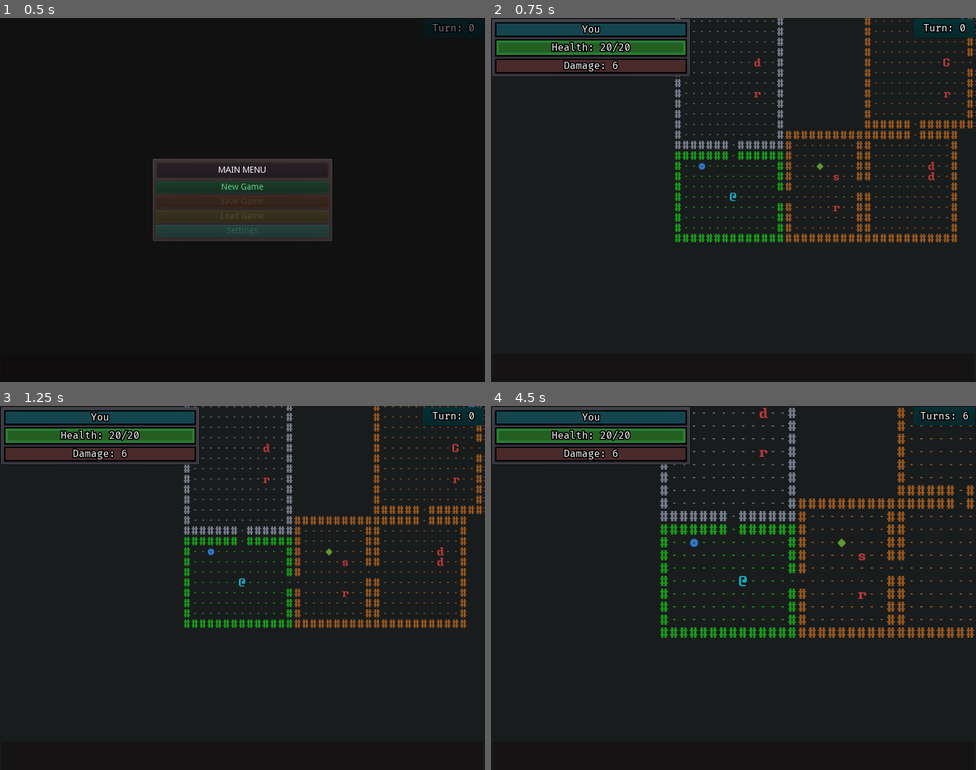
Above: before the commit, frames 1-4 (two rows, left to right).
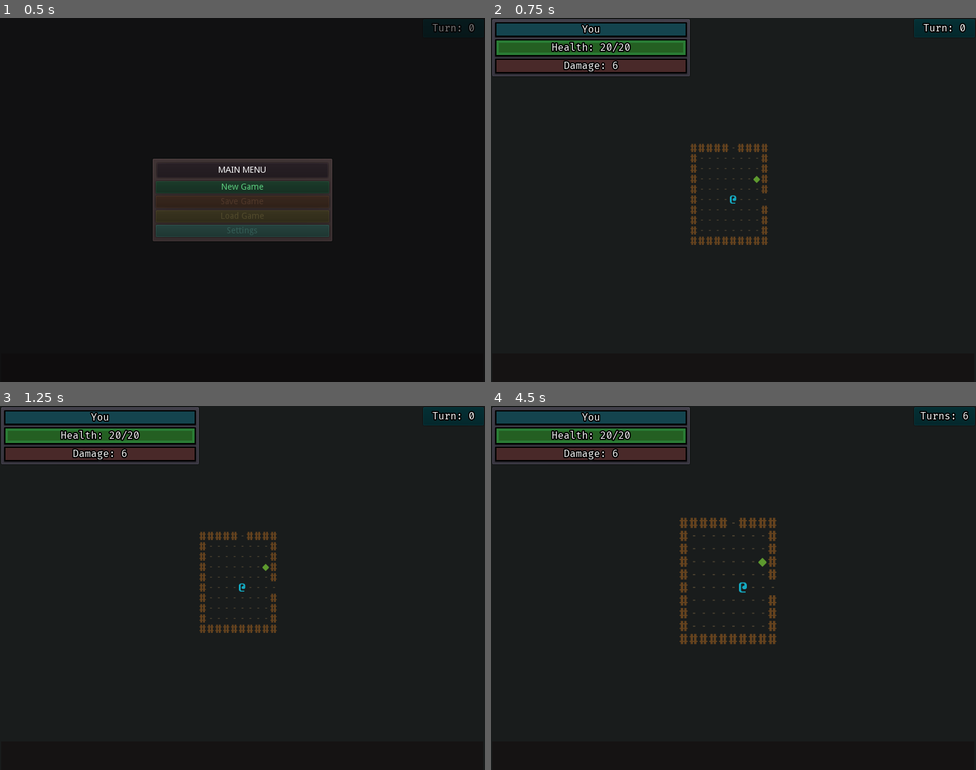
Above: after the commit, the same moments.

Repository: ZenCoderGames/ZRoguelikeGame
Game: Godot game, scene res://scene/main/MainScene.tscn
Same seed, same stepped clock (60 frames per second), same inputs: the game is played once before the commit and once after it.
Inputs:
- Up to frame 1 (0.5 s): no input
- Up to frame 2 (0.75 s): click "New Game" at 0.5 s
- Up to frame 3 (1.25 s): no input
- Up to frame 4 (4.5 s): tap Enter at 1.25, 2.75, 4.25 s; hold Right (move_right) 1.28-2.03 s; tap S (cam_move_down) at 1.35 s; tap Space at 2, 3.5 s; hold Down (move_down) 2.03-2.78 s; tap A (cam_move_left) at 2.1 s; hold Right (move_right) 2.78-3.53 s; tap D (cam_move_right) at 2.85 s; hold Up (move_up) 3.53-4.28 s; tap W (cam_move_up) at 3.6 s; hold Left (move_left) from 4.28 s (still down); tap Q (cam_zoom_in) at 4.35 s

Frame 1 is identical in both runs. In frame 2, 5.7% of the frame differs, in the area x 37-100%, y 0-63%; in frame 3, 5.8%; in frame 4, 6.4%, in the area x 34-100%, y 0-66%.

Commit message:
Encounter and Item Generation Algo
- Encounter and Item Generation Algo
- Added dungeons data

Diff:
--- a/project.godot
+++ b/project.godot
@@ -133,6 +133,11 @@
 "class": "DungeonCell",
 "language": "GDScript",
 "path": "res://scripts/battle/instance/rooms/DungeonCell.gd"
+}, {
+"base": "Node",
+"class": "DungeonData",
+"language": "GDScript",
+"path": "res://scripts/battle/data/DungeonData.gd"
 }, {
 "base": "Reference",
 "class": "DungeonDataManager",
@@ -270,6 +275,7 @@
 "CharacterUI": "",
 "DungeonCamera": "",
 "DungeonCell": "",
+"DungeonData": "",
 "DungeonDataManager": "",
 "DungeonRoom": "",
 "EnemyCharacter": "",
--- a/resource/characters.json
+++ b/resource/characters.json
@@ -152,7 +152,7 @@
 				"stats": [
 					{
 						"type": "HEALTH",
-						"value": 8
+						"value": 10
 					},
 					{
 						"type": "DAMAGE",
--- /dev/null
+++ b/resource/dungeons.json
@@ -0,0 +1,25 @@
+{
+	"dungeons": [
+		{
+			"numRooms": 9,
+			"roomMinRows": 8,
+			"roomMaxRows": 12,
+			"roomMinCols": 8,
+			"roomMaxCols": 12
+		},
+		{
+			"numRooms": 10,
+			"roomMinRows": 9,
+			"roomMaxRows": 14,
+			"roomMinCols": 9,
+			"roomMaxCols": 14
+		},
+		{
+			"numRooms": 10,
+			"roomMinRows": 9,
+			"roomMaxRows": 14,
+			"roomMinCols": 9,
+			"roomMaxCols": 14
+		}
+	]
+}
--- a/resource/items.json
+++ b/resource/items.json
@@ -8,6 +8,7 @@
 			"path": "entity/items/gear/Gear_Tier1.tscn",
 			"type": "GEAR",
 			"slot": "WEAPON",
+			"tier": 0,
 			"stats": [
 				{
 					"type": "DAMAGE",
@@ -23,6 +24,7 @@
 			"path": "entity/items/gear/Gear_Tier2.tscn",
 			"type": "GEAR",
 			"slot": "WEAPON",
+			"tier": 1,
 			"stats": [
 				{
 					"type": "DAMAGE",
@@ -33,11 +35,12 @@
 		{
 			"id": "NECRO_STAFF",
 			"name": "Necro Staff",
-			"description": "A staff that leeches health back on kill\n[Regen +8 Health]",
-			"fullDescription": "A staff unearthed from the crypt of a necromancer that consumes a corpse to replenish the weilder\nReplenish +8 health on kill",
+			"description": "A staff that leeches health back on kill\n[Regen +6 Health]",
+			"fullDescription": "A staff unearthed from the crypt of a necromancer that consumes a corpse to replenish the weilder\nReplenish +6 health on kill",
 			"path": "entity/items/gear/Gear_Tier2.tscn",
 			"type": "GEAR",
 			"slot": "WEAPON",
+			"tier": 2,
 			"passiveId": "LIFESTEAL_ON_KILL"
 		},
 		{
@@ -48,6 +51,7 @@
 			"fullDescription": "A magical elixar of health that on consumption.\nReplenishes the player's health by +10",
 			"path": "entity/items/consumables/Consumable_Tier1.tscn",
 			"type": "CONSUMABLE",
+			"tier": 0,
 			"statModifiers": [
 				{
 					"type": "HEALTH",
@@ -63,6 +67,7 @@
 			"fullDescription": "Block 1 Instance of Any Damage",
 			"path": "entity/items/consumables/Consumable_Tier2.tscn",
 			"type": "CONSUMABLE",
+			"tier": 0,
 			"statusEffectId": "BARRIER"
 		},
 		{
@@ -73,6 +78,7 @@
 			"fullDescription": "A blessing from a goddess to those who seek it.\nIncrease max health by +10",
 			"path": "entity/items/consumables/Consumable_Tier2.tscn",
 			"type": "CONSUMABLE",
+			"tier": 2,
 			"statModifiers": [
 				{
 					"type": "HEALTH",
@@ -85,9 +91,10 @@
 			"id": "SPELL_LIGHTNING_BOLT",
 			"name": "Lightning Bolt",
 			"description": "A Powerful Lightning Bolt",
-			"fullDescription": "Summon a powerful bolt of lightning that strikes the first enemy near you.",
+			"fullDescription": "Summon a powerful bolt of lightning that strikes the first enemy near you for 25 damage",
 			"path": "entity/items/spells/Spell_Tier1.tscn",
 			"type": "SPELL",
+			"tier": 2,
 			"spellId": "LIGHTNING_BOLT"
 		},
 		{
@@ -95,9 +102,10 @@
 			"id": "SPELL_GROUND_POUND",
 			"name": "Ground Pound",
 			"description": "Slam the ground and do damage to nearby enemies",
-			"fullDescription": "Slam the ground and do damage to nearby enemies",
+			"fullDescription": "Slam the ground and do 15 damage to nearby enemies",
 			"path": "entity/items/spells/Spell_Tier1.tscn",
 			"type": "SPELL",
+			"tier": 2,
 			"spellId": "GROUND_POUND"
 		}
 	]
--- a/resource/passives.json
+++ b/resource/passives.json
@@ -18,7 +18,7 @@
 					"id": "LIFESTEAL",
 					"type": "LIFE_DRAIN",
 					"params": {
-						"flatAmount": 8
+						"flatAmount": 6
 					}
 				}
 			]
--- a/resource/spells.json
+++ b/resource/spells.json
@@ -13,7 +13,7 @@
 				{
 					"type": "DO_DAMAGE_TO_TARGETS",
 					"params": {
-						"damage": 30
+						"damage": 25
 					}
 				}
 			]
@@ -31,7 +31,7 @@
 				{
 					"type": "DO_DAMAGE_TO_TARGETS",
 					"params": {
-						"damage": 30
+						"damage": 15
 					}
 				}
 			]
--- a/scene/main/MainScene.tscn
+++ b/scene/main/MainScene.tscn
@@ -32,17 +32,7 @@
 
 [node name="Battle" type="Node2D" parent="."]
 script = ExtResource( 4 )
-showWallColor = Color( 0.396078, 0.262745, 0.121569, 1 )
-showFloorColor = Color( 0.290196, 0.254902, 0.188235, 1 )
-dimWallColor = Color( 0.219608, 0.192157, 0.192157, 1 )
-dimFloorColor = Color( 0.176471, 0.176471, 0.176471, 1 )
-playerDamageColor = Color( 0.0823529, 0.666667, 0.760784, 1 )
-enemyDamageColor = Color( 0.862745, 0.341176, 0.341176, 1 )
 timeBetweenMoves = 0.2
-debugShowAllRooms = true
-debugStartRoomColor = Color( 0.0980392, 0.6, 0.105882, 1 )
-debugCriticalPathRoomColor = Color( 0.576471, 0.337255, 0.12549, 1 )
-debugEndRoomColor = Color( 0.792157, 0.270588, 0.270588, 1 )
 
 [node name="PlayerInput" type="Node" parent="Battle"]
 script = ExtResource( 3 )
--- a/scripts/battle/BattleInstance.gd
+++ b/scripts/battle/BattleInstance.gd
@@ -5,12 +5,6 @@
 onready var view:BattleView = $"%View"
 onready var mainMenuUI:MainMenuUI = $"%MainMenuUI"
 
-export var showWallColor:Color
-export var showFloorColor:Color
-export var dimWallColor:Color
-export var dimFloorColor:Color
-export var playerDamageColor:Color
-export var enemyDamageColor:Color
 export var timeBetweenMoves:float
 
 # DEBUG
@@ -22,9 +16,6 @@
 export var debugSpawnItemInFirstRoom:String
 export var setPlayerInvulnerable:bool
 export var debugShowAllRooms:bool
-export var debugStartRoomColor:Color
-export var debugCriticalPathRoomColor:Color
-export var debugEndRoomColor:Color
 
 signal OnDungeonInitialized()
 signal OnDungeonRecreated()
@@ -35,8 +26,11 @@
 var firstTimeDungeon:bool = false
 var onGameOver:bool
 
+var dungeonDataList:Array
+
 func _init():
-	Dungeon.init(self)
+	_init_dungeon_data()
+	Dungeon.init(self, dungeonDataList[0])
 
 func _ready():
 	mainMenuUI.visible = true
@@ -83,3 +77,11 @@
 
 func _on_game_over():
 	onGameOver = true
+
+# DUNGEONS
+func _init_dungeon_data():
+	var data = Utils.load_data_from_file("resource/dungeons.json")
+	var dungeonDataJSList:Array = data["dungeons"]
+	for dungeonDataJS in dungeonDataJSList:
+		var newDungeonData = DungeonData.new(dungeonDataJS)
+		dungeonDataList.append(newDungeonData)
--- a/scripts/battle/Dungeon.gd
+++ b/scripts/battle/Dungeon.gd
@@ -18,9 +18,11 @@
 var battleInstance:BattleInstance
 
 var dataManager:DungeonDataManager
-
-func init(battleInst:BattleInstance):
+var dungeonData:DungeonData
+
+func init(battleInst:BattleInstance, dungeonDataRef:DungeonData):
 	battleInstance = battleInst
+	dungeonData = dungeonDataRef
 
 func create() -> void:
 	_init_rooms()
@@ -35,11 +37,11 @@
 	rooms = []
 
 	# Dungeon Size
-	var numRooms := 10
-	var roomMinRows := 9
-	var roomMaxRows := 14
-	var roomMinCols := 9
-	var roomMaxCols := 14
+	var numRooms := dungeonData.numRooms
+	var roomMinRows := dungeonData.roomMinRows
+	var roomMaxRows := dungeonData.roomMaxRows
+	var roomMinCols := dungeonData.roomMinCols
+	var roomMaxCols := dungeonData.roomMaxCols
 
 	# Choose a leaning direction for less sprawled paths
 	var xDirn = 1 if randi() % 100 < 50 else -1
@@ -206,14 +208,15 @@
 		startRoom.generate_enemy(battleInstance.debugSpawnEnemyInFirstRoom)
 
 	var minCostPerRoom:int = 5
-	var extraCostForSingleRoom:int = 5
-	var scalingCostPerRoom:int = 20
+	var extraCostForSingleRoom:int = 10
+	var scalingCostPerRoom:int = 5
 	var numCriticalPathRooms = reverse_path.size();
 	for room in rooms:
 		if room.isStartRoom:
 			continue
 
 		var encounterCost = minCostPerRoom + int(float(costFromStart[room])/float(numCriticalPathRooms) * float(scalingCostPerRoom))
+		# single rooms
 		if room.connections.size()==1:
 			encounterCost = encounterCost + extraCostForSingleRoom
 
@@ -238,12 +241,29 @@
 	if !battleInstance.debugSpawnItemInFirstRoom.empty():
 		startRoom.generate_item(battleInstance.debugSpawnItemInFirstRoom)
 		startRoom.generate_item("PRISMATIC_SHIELD")
-	else:
-		startRoom.generate_items(1)
-
-	for room in rooms:
+
+	var itemDataList:Array = Utils.duplicate_array(dataManager.itemDataList)
+	itemDataList.shuffle()
+
+	print(itemDataList.size())
+	for room in rooms:
+		# single rooms
+		if !room.isStartRoom and room.connections.size()==1:
+			for itemData in itemDataList:
+				if itemData.tier >= 2:
+					room.generate_item(itemData.id)
+					itemDataList.erase(itemData)
+					break
+		else:
+			for itemData in itemDataList:
+				if itemData.tier < 2:
+					room.generate_item(itemData.id)
+					itemDataList.erase(itemData)
+					break
+
+	"""for room in rooms:
 		if !room.isStartRoom:
-			room.generate_items(randi() % 2)
+			room.generate_items(randi() % 2)"""
 
 func _init_player():
 	var cell:DungeonCell = rooms[0].get_safe_starting_cell()
--- /dev/null
+++ b/scripts/battle/data/DungeonData.gd
@@ -0,0 +1,16 @@
+extends Node
+
+class_name DungeonData
+
+var numRooms:int
+var roomMinRows:int
+var roomMaxRows:int
+var roomMinCols:int
+var roomMaxCols:int
+
+func _init(dataJS):
+	numRooms = Utils.get_data_from_json(dataJS, "numRooms", 3)
+	roomMinRows = Utils.get_data_from_json(dataJS, "roomMinRows", 3)
+	roomMaxRows = Utils.get_data_from_json(dataJS, "roomMaxRows", 5)
+	roomMinCols = Utils.get_data_from_json(dataJS, "roomMinCols", 3)
+	roomMaxCols = Utils.get_data_from_json(dataJS, "roomMaxCols", 5)
--- a/scripts/battle/data/items/ItemData.gd
+++ b/scripts/battle/data/items/ItemData.gd
@@ -26,6 +26,8 @@
 enum ITEM_TYPE { GEAR, CONSUMABLE, SPELL }
 var type:int
 
+var tier:int
+
 var spellId:String
 var passiveId:String
 var statusEffectId:String
@@ -38,6 +40,8 @@
 	description = itemDataJS["description"]
 	fullDescription = itemDataJS["fullDescription"]
 	path = itemDataJS["path"]
+	tier = itemDataJS["tier"]
+
 	var itemType = itemDataJS["type"]
 	if ITEM_TYPE.has(itemType):
 		type = ITEM_TYPE.get(itemType)
@@ -61,17 +65,10 @@
 		for statModifierDataJS in statModifierDataJSList:
 			statModifierDataList.append(StatModifierData.new(statModifierDataJS))
 
-	if itemDataJS.has("disable"):
-		disable =  itemDataJS["disable"]
-
-	if itemDataJS.has("spellId"):
-		spellId =  itemDataJS["spellId"]
-
-	if itemDataJS.has("passiveId"):
-		passiveId =  itemDataJS["passiveId"]
-
-	if itemDataJS.has("statusEffectId"):
-		statusEffectId =  itemDataJS["statusEffectId"]
+	disable = Utils.get_data_from_json(itemDataJS, "disable", false)
+	spellId = Utils.get_data_from_json(itemDataJS, "spellId", "")
+	passiveId = Utils.get_data_from_json(itemDataJS, "passiveId", "")
+	statusEffectId = Utils.get_data_from_json(itemDataJS, "statusEffectId", "")
 
 func is_gear():
 	return type == ITEM_TYPE.GEAR
--- a/scripts/battle/instance/rooms/DungeonCell.gd
+++ b/scripts/battle/instance/rooms/DungeonCell.gd
@@ -129,7 +129,7 @@
 	return row==0 || col==0 || row==room.maxRows-1 || col==room.maxCols-1
 
 func is_within_room_buffered(buffer:int):
-	return row>=buffer && col>=buffer && row<=room.maxRows-1-buffer && col==room.maxCols-1-buffer
+	return row>=buffer && col>=buffer && row<=room.maxRows-1-buffer && col<=room.maxCols-1-buffer
 
 func is_left_edge():
 	return col==0
--- a/scripts/battle/instance/rooms/DungeonRoom.gd
+++ b/scripts/battle/instance/rooms/DungeonRoom.gd
@@ -118,7 +118,6 @@
 
 	if freeCells.size()>0:
 		# choose random free cell
-		randomize()
 		freeCells.shuffle()
 		var randomCell:DungeonCell = freeCells[randi() % freeCells.size()]
 
--- a/scripts/library/Utils.gd
+++ b/scripts/library/Utils.gd
@@ -74,7 +74,7 @@
 
 	return false
 
-func is_adjacent(char1, char2, numTiles)->bool:
+func is_adjacent(char1, char2, numTiles:int=1)->bool:
 	var colDiff = abs(char1.cell.col - char2.cell.col)
 	var rowDiff = abs(char1.cell.row - char2.cell.row)
 
